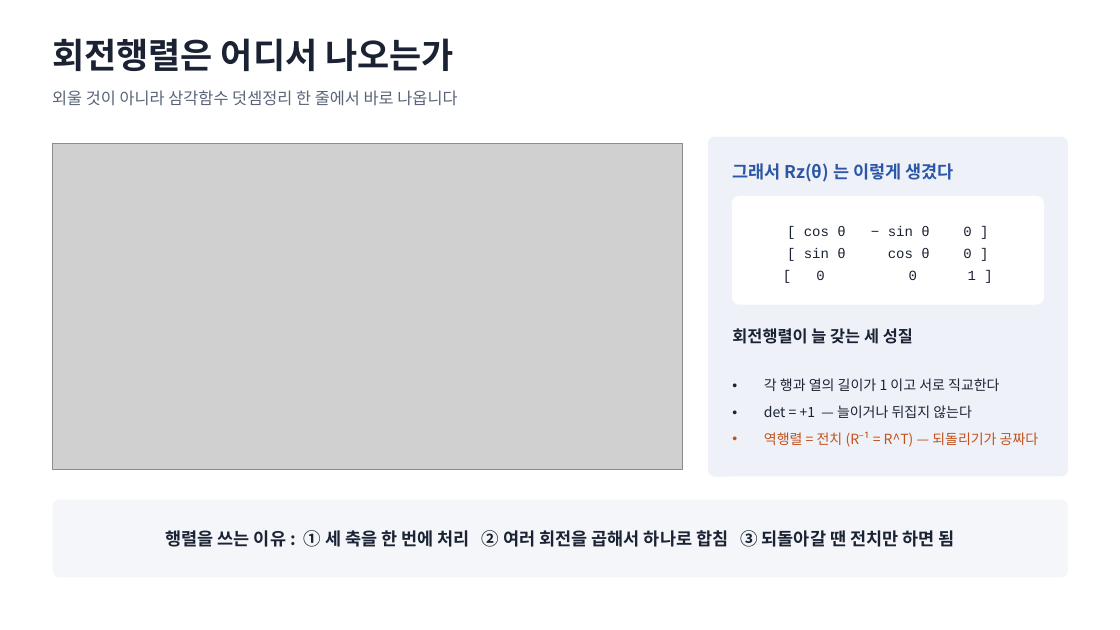
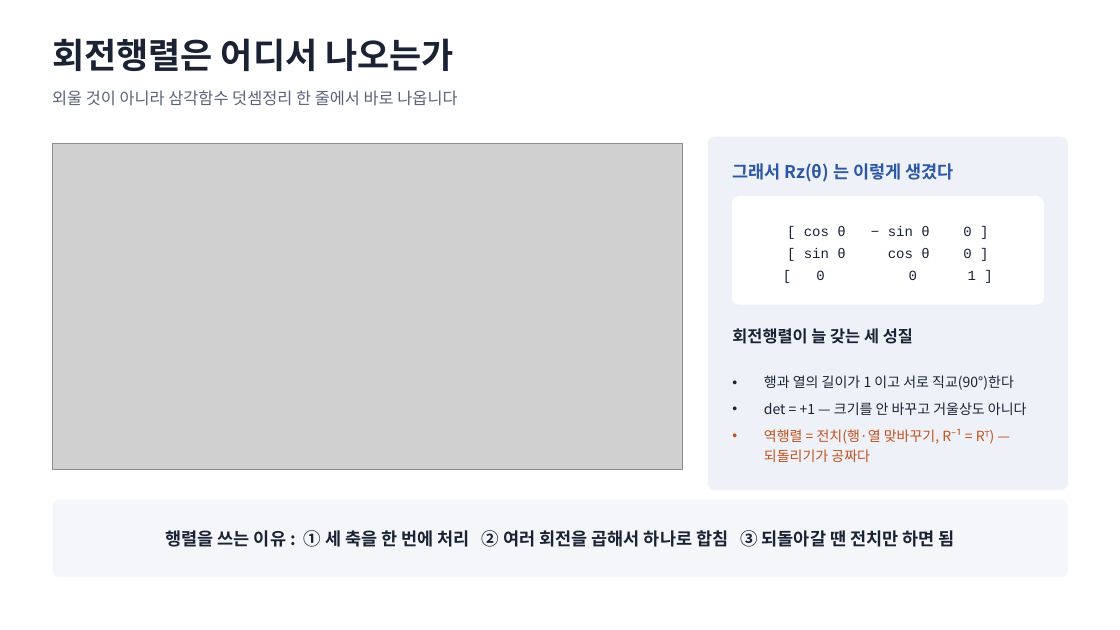
Before and after one commit to harley-hwan/IpcProc, a slide deck: slide 8 of Part2_CoordFrames/ref/산출물/Chapter2_coordinate_systems.pptx. Drawn at 1120x630 pixels with LibreOffice and Linux fonts; fonts in the diff are those of the drawing; grey boxes stand for pictures. Boxes give left, top, right and bottom in pixels: in the first picture for what was removed or moved away, otherwise in the second. Text is boxed around its words. In the diff, an @@ line names an element or a change of style, - is before the commit and + after.

```diff
--- a/Part2_CoordFrames/ref/산출물/Chapter2_coordinate_systems.pptx
+++ b/Part2_CoordFrames/ref/산출물/Chapter2_coordinate_systems.pptx
@@ rounded rectangle: place and size @@
-rounded rectangle at box(707, 136, 1069, 477)
+rounded rectangle at box(707, 136, 1069, 491)
@@ text at box(764, 375, 1027, 462): text changed @@
-• 각 행과 열의 길이가 1 이고 서로 직교한다
-• det = +1 — 늘이거나 뒤집지 않는다
-• 역행렬 = 전치 (R⁻¹ = R^T) — 되돌리기가 공짜다
+• 행과 열의 길이가 1 이고 서로 직교(90°)한다
+• det = +1 — 크기를 안 바꾸고 거울상도 아니다
+• 역행렬 = 전치(행·열 맞바꾸기, R⁻¹ = Rᵀ) — 되돌리기가 공짜다
```
Also in this commit, not shown: 15 other slides changed, 10 other files.
